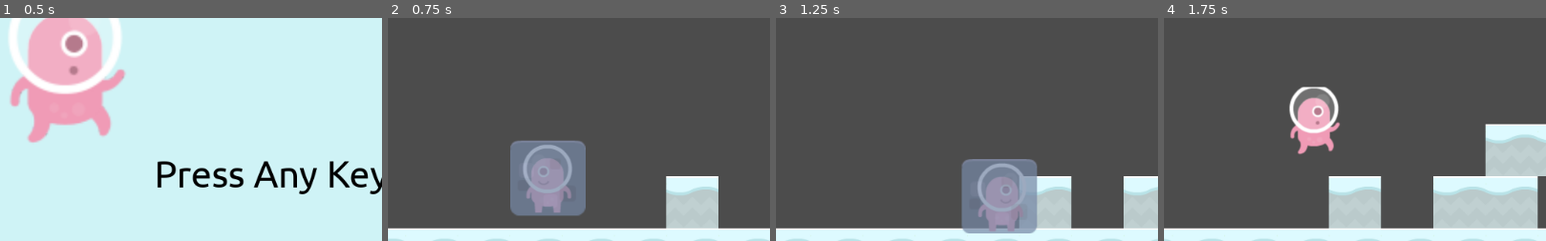
Above: before the commit, frames 1-4 (left to right).
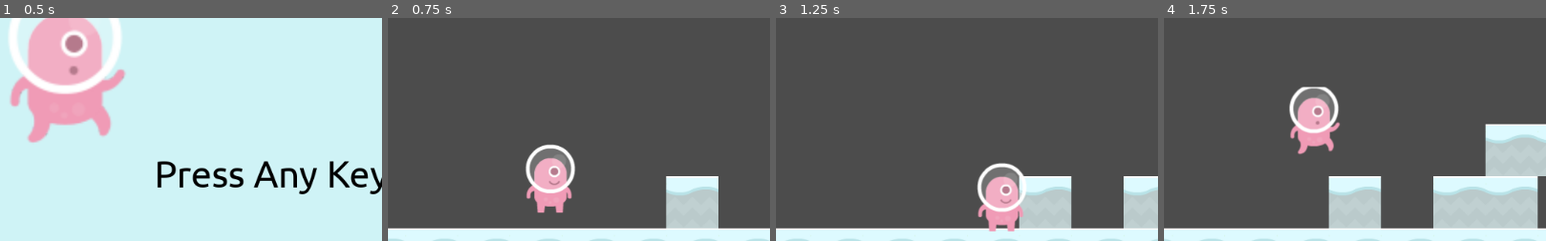
Above: after the commit, the same moments.

Repository: AngelOnFira/uottawa-game-jam
Game: Godot game, scene res://Scenes/TitleScreen.tscn
Two runs of this game, one before a commit and one after it. Both use one fixed random seed, a clock stepped at 60 frames per second and the inputs below.
Inputs:
- Up to frame 1 (0.5 s): no input
- Up to frame 2 (0.75 s): tap Enter at 0.5 s; hold Right (ui_right) from 0.53 s (still down)
- Up to frame 3 (1.25 s): keep holding Right (ui_right); tap Up (ui_up) at 0.77 s
- Up to frame 4 (1.75 s): keep holding Right (ui_right); tap Up (ui_up) at 1.52 s
The pictures show only the part of the screen within x 4-54%, y 46-96%; the shares and areas given below are measured in that part.

Frame 1 is identical in both runs. In frame 2, 6.5% of the frame differs, in the area x 32-52%, y 54-89%; in frame 3, 6.5%; in frame 4, nothing differs.

Commit message:
merge music + freeze

Diff:
--- a/game-jam/Scenes/GameScene.tscn
+++ b/game-jam/Scenes/GameScene.tscn
@@ -3,7 +3,7 @@
 [ext_resource path="res://Scenes/Map.tscn" type="PackedScene" id=1]
 [ext_resource path="res://Scripts/KinematicBody2D.gd" type="Script" id=2]
 [ext_resource path="res://Assets/CharacterSprites/p3_spritesheet.png" type="Texture" id=3]
-[ext_resource path="res://Assets/Snow/ice.png" type="Texture" id=4]
+[ext_resource path="res://Assets/Sound/Cheerful Annoyance.ogg" type="AudioStream" id=4]
 
 [sub_resource type="CapsuleShape2D" id=1]
 
@@ -109,7 +109,7 @@
 "values": [ 0, 1, 2, 7, 8, 9, 11, 9, 8, 7, 2, 1 ]
 }
 
-[node name="GameScene" type="Node2D"]
+[node name="GameScene" type="Node2D" index="0"]
 
 [node name="Map" parent="." index="0" instance=ExtResource( 1 )]
 
@@ -151,7 +151,6 @@
 
 [node name="sprite" type="Sprite" parent="KinematicBody2D" index="1"]
 
-scale = Vector2( -1, 1 )
 texture = ExtResource( 3 )
 vframes = 3
 hframes = 7
@@ -173,8 +172,11 @@
 
 [node name="Ice" type="Sprite" parent="KinematicBody2D" index="3"]
 
-modulate = Color( 0.690104, 0.71167, 0.864314, 0.71498 )
-position = Vector2( -1.47183, 1.18184 )
-scale = Vector2( 1.44057, 1.44057 )
-texture = ExtResource( 4 )
+[node name="AudioStreamPlayer" type="AudioStreamPlayer" parent="." index="3"]
+
+stream = ExtResource( 4 )
+volume_db = 0.0
+autoplay = true
+mix_target = 0
+bus = "Master"
 _sections_unfolded = [ "Visibility" ]
Not shown, added: game-jam/Assets/Sound/Cheerful Annoyance.ogg
